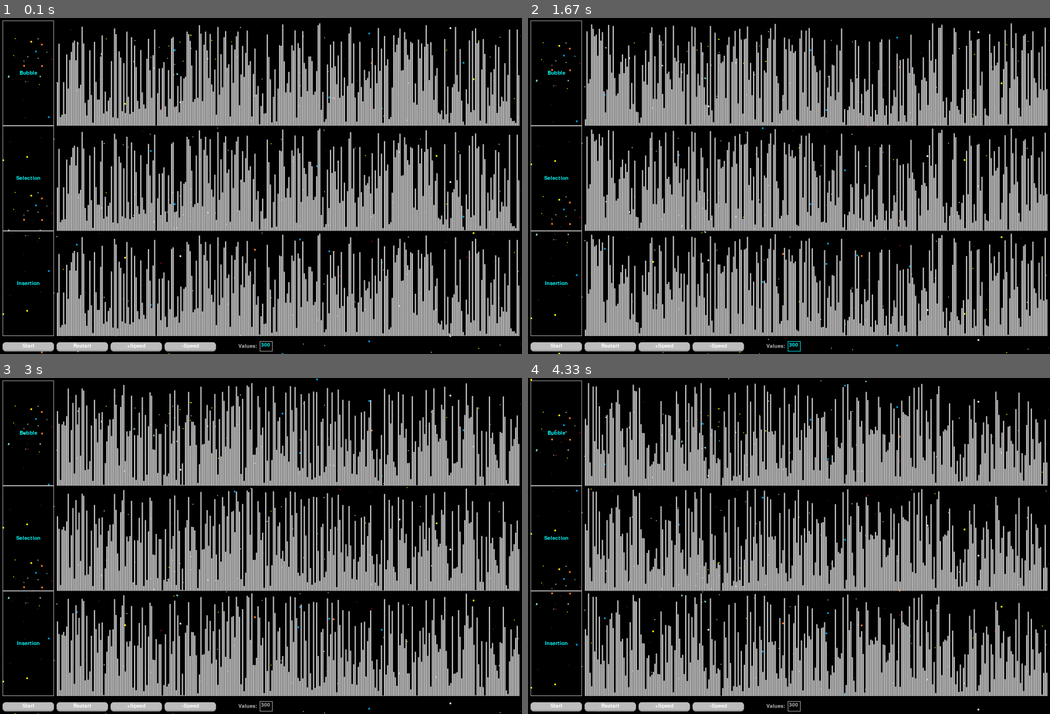
Above: before the commit, frames 1-4 (two rows, left to right).
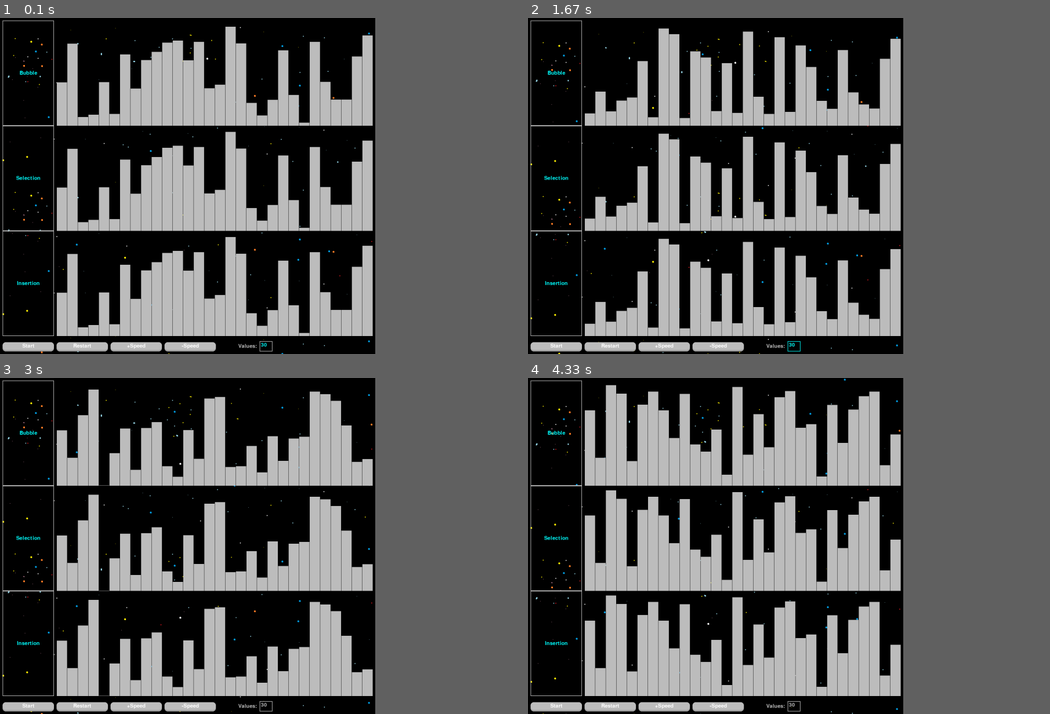
Above: after the commit, the same moments.

Repository: Moontok/Pygame_Practice
Game: pygame game, started from Visual_Sorting/sorting_main.py
Same seed, same stepped clock (60 frames per second), same inputs: the game is played once before the commit and once after it.
Inputs (mouse positions are in pixels of both pictures, inside the frame that each line leads up to):
- Up to frame 1 (0.1 s): no input
- Up to frame 2 (1.67 s): click "Start" at 0.43 s; click "Restart" at 0.8 s; press the mouse at (794, 347) at 1.1 s; move the mouse to (700, 216) at 1.2 s; move the mouse to (601, 85) at 1.3 s; release the mouse at (601, 85) at 1.33 s; type "a" at 1.47 s
- Up to frame 3 (3 s): type "n" at 1.73 s; type "n" at 2 s; tap Enter at 2.3 s; move the mouse to (67, 502) at 2.6 s; click (67, 502) at 2.73 s
- Up to frame 4 (4.33 s): click "+Speed" at 3.13 s; click "Restart" at 3.97 s; click "-Speed" at 4.3 s
In our replay, the window is 900x580 before the commit and 647x580 after it. These sizes can differ from the game's own. Grey fills any space a smaller window leaves; there, only what the larger window draws over its background counts as a difference.

The runs differ from the first frame. In frame 1, 41% of the frame differs, in the area x 11-100%, y 1-100%; in frame 2, 42%; in frame 3, 41%; in frame 4, 43%, in the area x 0-100%, y 0-100%.

Commit message:
Added documentation and tiled background.

Diff:
--- a/Visual_Sorting/background_scroller.py
+++ b/Visual_Sorting/background_scroller.py
@@ -4,20 +4,14 @@
 
 class Background:
     """Class that creates a seamless background scrolling effect."""
+
     def __init__(self, image, speed_y, settings):
         self.settings = settings
+        self.speed_y = speed_y
         self.background = pg.image.load(image)
         self.tile_rect = self.background.get_rect()
-        self.bg_tiles = [self.tile_rect[:]]
-        self.bg_tiles[0][1] = -self.tile_rect.height
-
-        self.number_of_tiles = math.ceil(self.settings.screen_height / self.bg_tiles[0][3]) + 1
-        for i in range(self.number_of_tiles):
-            tile = self.bg_tiles[i][:]
-            tile[1] = self.bg_tiles[i][1] + self.bg_tiles[i][3]
-            self.bg_tiles.append(tile)
-
-        self.speed_y = speed_y
+        self.bg_tiles = []
+        self.generate_background_tiles()
 
     def draw(self, screen):
         """ Draw the background to the screen. """
@@ -28,3 +22,17 @@
             else:
                 tile[1] += self.speed_y
             screen.blit(self.background, tile)
+
+    def generate_background_tiles(self):
+        """Generate background tiles to cover entire screen area."""
+
+        self.bg_tiles.clear()
+        self.number_of_tiles_y = math.ceil(self.settings.screen_height / self.tile_rect.height) + 1
+        self.number_of_tiles_x = math.ceil(self.settings.screen_width / self.tile_rect.width) + 1
+
+        for row_i in range(self.number_of_tiles_y):
+            for column_i in range(self.number_of_tiles_x):
+                tile = self.tile_rect[:]
+                tile[0] = column_i * tile[2]
+                tile[1] = row_i * tile[3]
+                self.bg_tiles.append(tile)
--- a/Visual_Sorting/button.py
+++ b/Visual_Sorting/button.py
@@ -2,7 +2,7 @@
 
 
 class Button:
-    """ Class to creat a button for the program. """
+    """Class to creat a button for the program."""
 
     def __init__(
         self,
@@ -24,7 +24,6 @@
         self.text = font.render(text, True, text_color)
         self.text_rect = self.text.get_rect(center=self.rect.center)
         self.font = font
-
         self.pressed = False
         self.elevation = 6
         self.dynamic_elevation = self.elevation
@@ -37,7 +36,9 @@
         )
 
     def draw(self, screen):
-        """ Draw the button to the screen. """
+        """Draw the button to the screen and check if button is clicked.
+        Checking for the button being clicked allows for the click animation.
+        """
 
         self.rect.y = self.original_y_pos - self.dynamic_elevation
         self.text_rect.center = self.rect.center
@@ -56,7 +57,7 @@
         self.check_if_clicked()
 
     def check_if_clicked(self):
-        """ Check if the button has been clicked. """
+        """Check if the button has been clicked."""
 
         mouse_pos = pg.mouse.get_pos()
         if self.rect.collidepoint(mouse_pos):
@@ -72,5 +73,7 @@
             self.dynamic_elevation = self.elevation
 
     def update_text(self, text):
+        """ Changes the displayed text of the button. """
+
         self.text = self.font.render(text, True, self.text_color)
         self.text_rect = self.text.get_rect(center=self.rect.center)
--- a/Visual_Sorting/game_settings.py
+++ b/Visual_Sorting/game_settings.py
@@ -3,9 +3,9 @@
 
 class GameSettings:
     def __init__(self):
-        self.number_of_values = 300
+        self.number_of_values = 30
         self.value_height = 400
-        self.value_width = 5
+        self.value_width = 40
         self.value_horizontal_padding = 1
         self.value_vertical_padding = 10
         self.window_padding = 10
--- a/Visual_Sorting/gui.py
+++ b/Visual_Sorting/gui.py
@@ -6,16 +6,21 @@
 
 
 class GUI:
-    def __init__(self, settings, screen, sorter):
+    """Class for managing the GUI."""
+
+    def __init__(self, settings, screen, sorter, bg):
         self.settings = settings
         self.screen = screen
         self.sorter = sorter
+        self.bg = bg
         self.gui_elements = []
         self.gui_font = pg.font.SysFont("Console", 30)
         self.generate_gui()
 
 
     def generate_gui(self):
+        """Area to add gui elements."""
+
         start_button = Button(
             self.settings.window_padding,
             int(self.settings.screen_height - 40),
@@ -138,6 +143,8 @@
 
 
     def start_sorts(self):
+        """Button action for controlling the sorting state."""
+
         self.sorter.sorting = not self.sorter.sorting
         if self.sorter.sorting:
             self.gui_elements[0].update_text("Pause")
@@ -145,6 +152,10 @@
             self.gui_elements[0].update_text("Start")
 
     def setup_new_sorts(self):
+        """Button action for resetting the sorting simulation.
+        Generates new values to sort.
+        """
+
         self.sorter.sorting = False
         self.sorter.bubble_sorting = True
         self.sorter.selection_sorting = True
@@ -153,16 +164,27 @@
         self.gui_elements[0].update_text("Start")
 
     def speed_up(self):
+        """Speeds up the frame rate of the sort animation."""
+
         if self.settings.sort_speed < 300:
             self.settings.sort_speed += 10
 
     def slow_down(self):
+        """Slows down the frame rate of the sort animation."""
+
         if self.settings.sort_speed > 10:
             self.settings.sort_speed -= 10
 
     def update_number_of_values(self):
+        """Changes the number of values to sorts.
+        Stops the simulation and creates a new set of values
+        that are reflective of the desired amount entered.
+        The screen will resize accordingly.
+        """
+
         self.settings.number_of_values = int(self.gui_elements[-1].text)
         self.sorter.sorting = False
         self.settings.update_screen_size()
         self.sorter.setup_values()
+        self.bg.generate_background_tiles()
         pg.display.set_mode((self.settings.screen_width, self.settings.screen_height))
--- a/Visual_Sorting/sorting_main.py
+++ b/Visual_Sorting/sorting_main.py
@@ -14,9 +14,12 @@
     settings = GameSettings()
     sorter = Sorter(settings)
     screen = pg.display.set_mode((settings.screen_width, settings.screen_height))
-    gui = GUI(settings, screen, sorter)
     clock = pg.time.Clock()
     bg = Background("images/space_bg.png", 1, settings)
+    # bg = Background("images/background.png", 1, settings)
+    # bg = Background("images/test_bg.png", 1, settings)
+
+    gui = GUI(settings, screen, sorter, bg)
 
     app_running = True
 
Binary file added: Visual_Sorting/images/background.png
Binary file added: Visual_Sorting/images/test_bg.png
